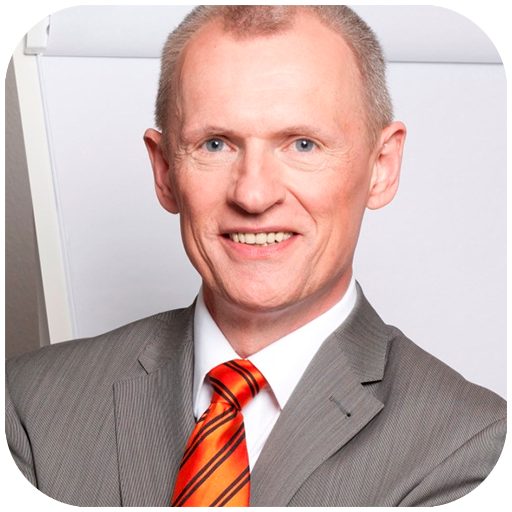
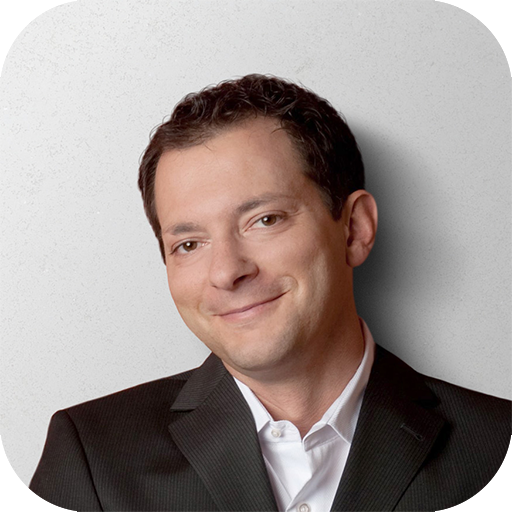
Layer changes from the first 512px x 512px image to the second:
renamed "Ebene 2" to "Ebene 3", painted on it over 0, 0, 512, 512
